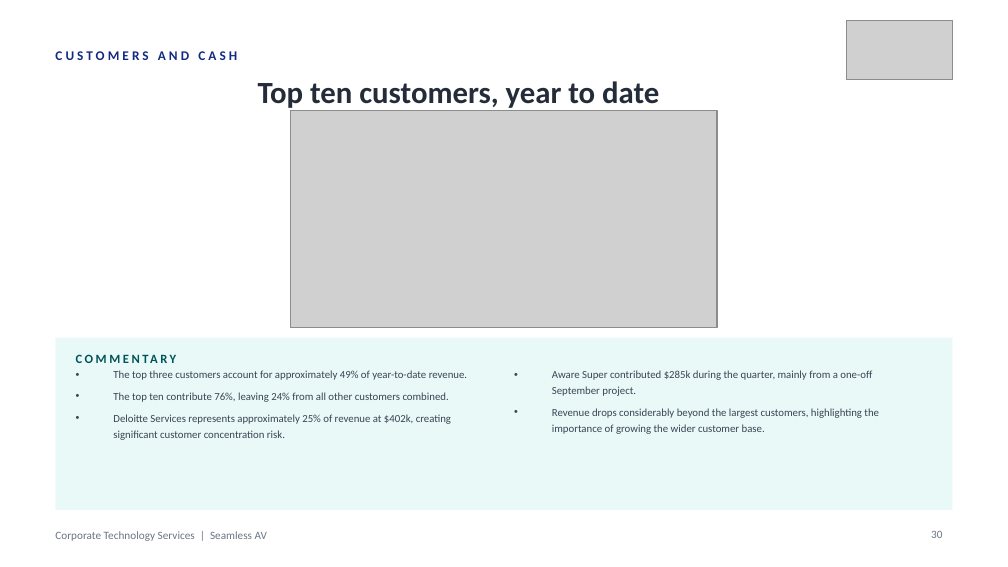
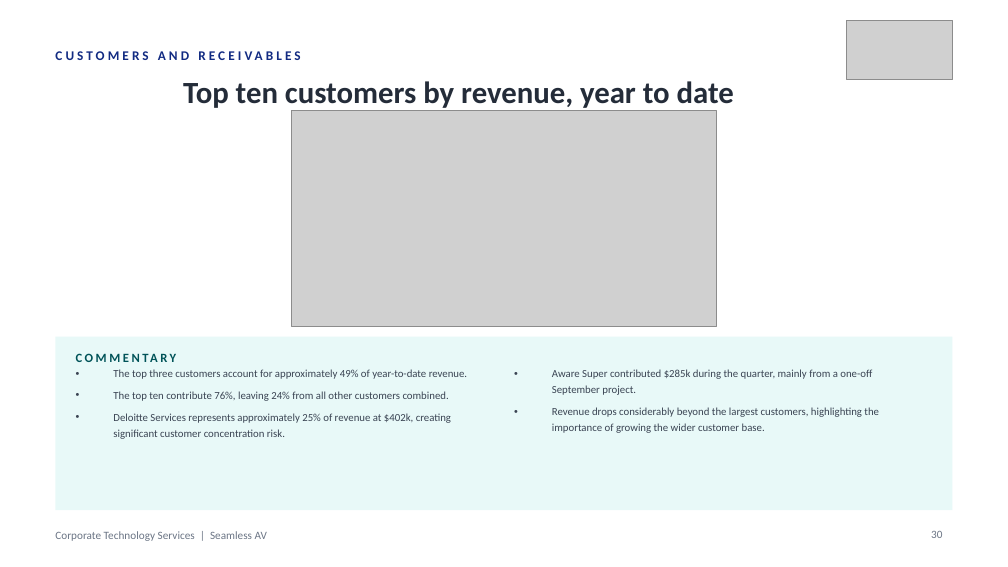
Before and after one commit to WesleyNelson-O33/Claude, a slide deck: slide 30 of deck/CTS Monthly Business Review - 30092026.pptx. Drawn at 1008x567 pixels with LibreOffice and Linux fonts; fonts in the diff are those of the drawing; grey boxes stand for pictures. Boxes give left, top, right and bottom in pixels: in the first picture for what was removed or moved away, otherwise in the second. Text is boxed around its words. In the diff, an @@ line names an element or a change of style, - is before the commit and + after.

```diff
--- a/deck/CTS Monthly Business Review - 30092026.pptx
+++ b/deck/CTS Monthly Business Review - 30092026.pptx
@@ text at (158,51,189,60): text changed @@
-CUSTOMERS AND CASH
+CUSTOMERS AND RECEIVABLES
@@ text at (183,81,734,111): text changed @@
-Top ten customers, year to date
+Top ten customers by revenue, year to date
```
Also in this commit, not shown: 36 other slides changed, 3 other files.
